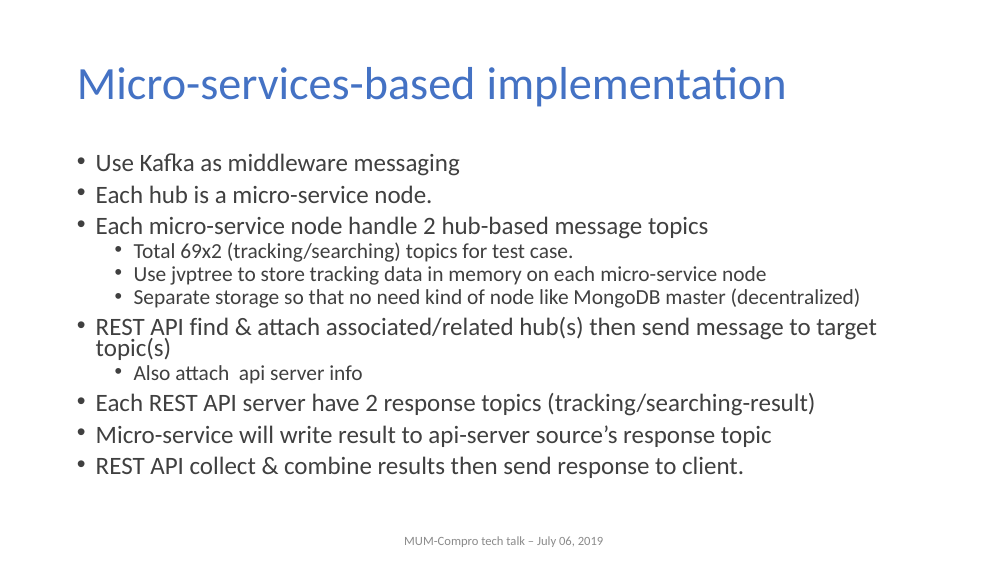
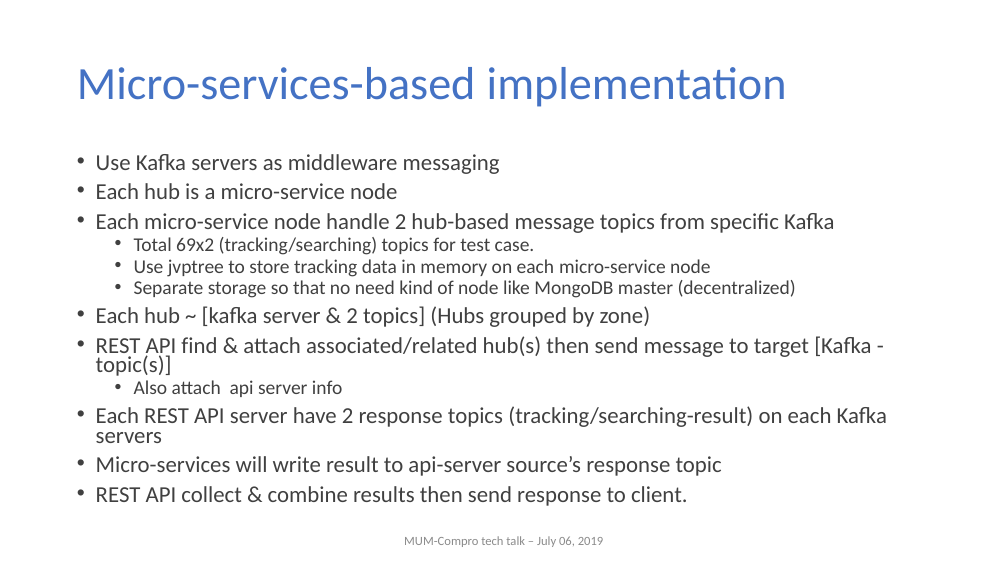
Before and after one commit to nghianghesi/hms, a slide deck: slide 16 of slide.pptx. Drawn at 1008x567 pixels with LibreOffice and Linux fonts; fonts in the diff are those of the drawing; background and template pictures are left out. Boxes give left, top, right and bottom in pixels: in the first picture for what was removed or moved away, otherwise in the second. Text is boxed around its words. In the diff, an @@ line names an element or a change of style, - is before the commit and + after.

Commit message:
update slide for decentralized Kafka

```diff
--- a/slide.pptx
+++ b/slide.pptx
@@ text at <box>96,154,834,233</box>: text changed; size 23.8 to 21.7 pt @@
-• Use Kafka as middleware messaging
-• Each hub is a micro-service node.
-• Each micro-service node handle 2 hub-based message topics
+• Use Kafka servers as middleware messaging
+• Each hub is a micro-service node
+• Each micro-service node handle 2 hub-based message topics from specific Kafka
@@ text at <box>96,237,796,506</box>: size 20.4 to 18.6 pt in "Total 69x2 (tracking/searching) topics for test case.", "Use jvptree to store tracking data in ...", "Separate storage so that no need kind ...", "Also attach api server info"; size 23.8 to 21.7 pt in "REST API collect & combine results then ..." @@
@@ text at <box>96,306,871,376</box>: text changed; size 23.8 to 21.7 pt @@
-• REST API find & attach associated/related hub(s) then send message to target topic(s)
+• Each hub ~ [kafka server & 2 topics] (Hubs grouped by zone)
+• REST API find & attach associated/related hub(s) then send message to target [Kafka - topic(s)]
@@ text at <box>96,406,887,476</box>: text changed; size 23.8 to 21.7 pt @@
-• Each REST API server have 2 response topics (tracking/searching-result)
-• Micro-service will write result to api-server source’s response topic
+• Each REST API server have 2 response topics (tracking/searching-result) on each Kafka servers
+• Micro-services will write result to api-server source’s response topic
```
Also in this commit, not shown: 10 other slides changed.
